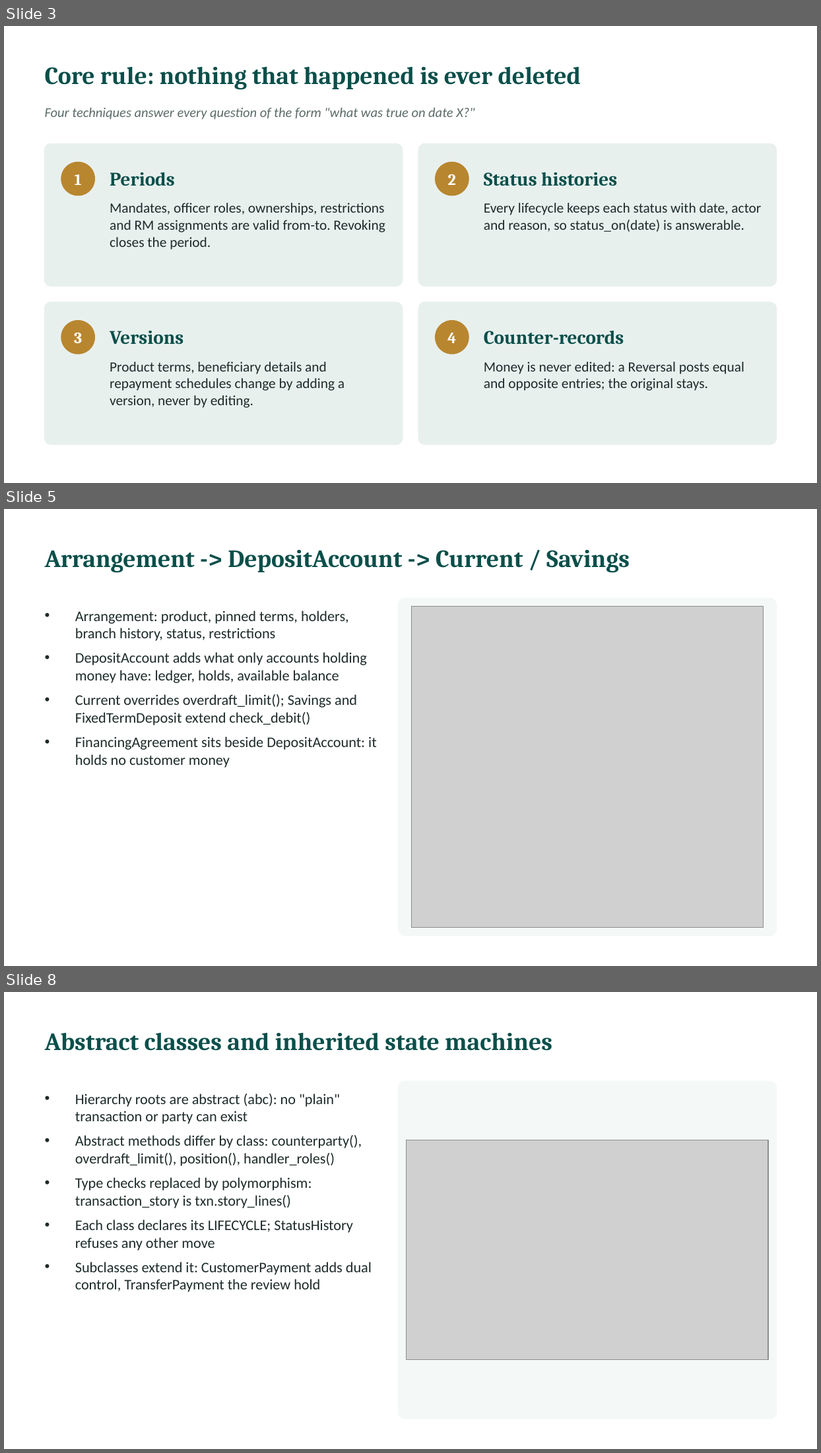
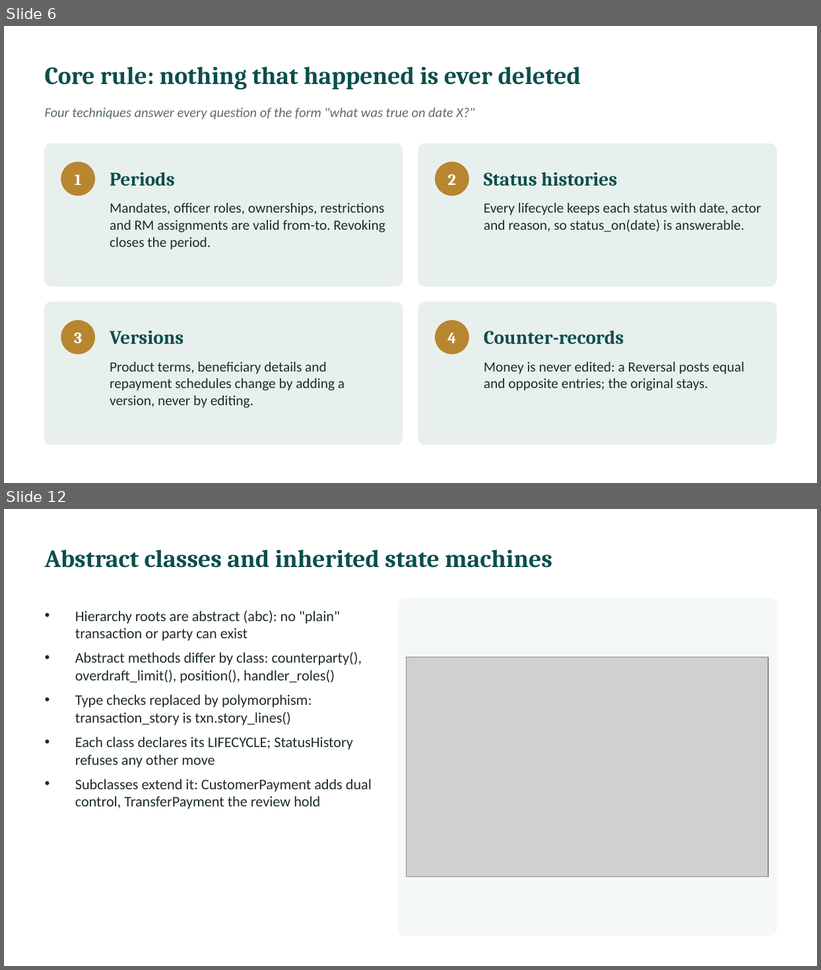
Before and after one commit to l255668-hash/commercial-banking, a slide deck: docs/Viva_Presentation.pptx. Shown one above the other, each under a label of ours: slides 3, 5 and 8 before the commit, slides 6 and 12 after it; the slides between them are not shown. The pictures are 821x1453 and 821x970 pixels, drawn with LibreOffice and Linux fonts; fonts in the diff are those of the drawing; grey boxes stand for pictures. Boxes give left, top, right and bottom in pixels: in the first picture for what was removed or moved away, otherwise in the second. Text is boxed around its words. In the diff, an @@ line names an element or a change of style, - is before the commit and + after.

```diff
--- a/docs/Viva_Presentation.pptx
+++ b/docs/Viva_Presentation.pptx
@@ slide 5 removed at box(4, 509, 817, 966), background #FFFFFF @@
@@ text removed at box(45, 550, 630, 573) @@
-Arrangement -> DepositAccount -> Current / Savings
@@ rounded rectangle removed at box(399, 599, 776, 936) @@
@@ picture removed at box(411, 607, 764, 927) @@
@@ text removed at box(75, 611, 377, 768) @@
-• Arrangement: product, pinned terms, holders, branch history, status, restrictions
-• DepositAccount adds what only accounts holding money have: ledger, holds, available balance
-• Current overrides overdraft_limit(); Savings and FixedTermDeposit extend check_debit()
-• FinancingAgreement sits beside DepositAccount: it holds no customer money
@@ what was slide 3 is now slide 6 @@
@@ what was slide 8 is now slide 12 @@
```
Also in this commit, not shown: 3 slides changed, 8 slides added, 2 other slides removed, 6 other files.
